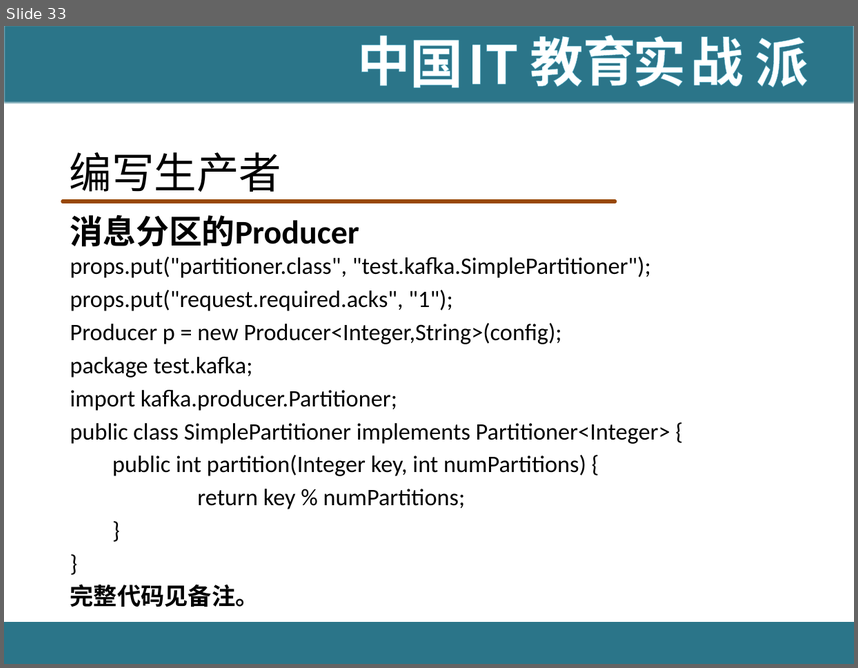
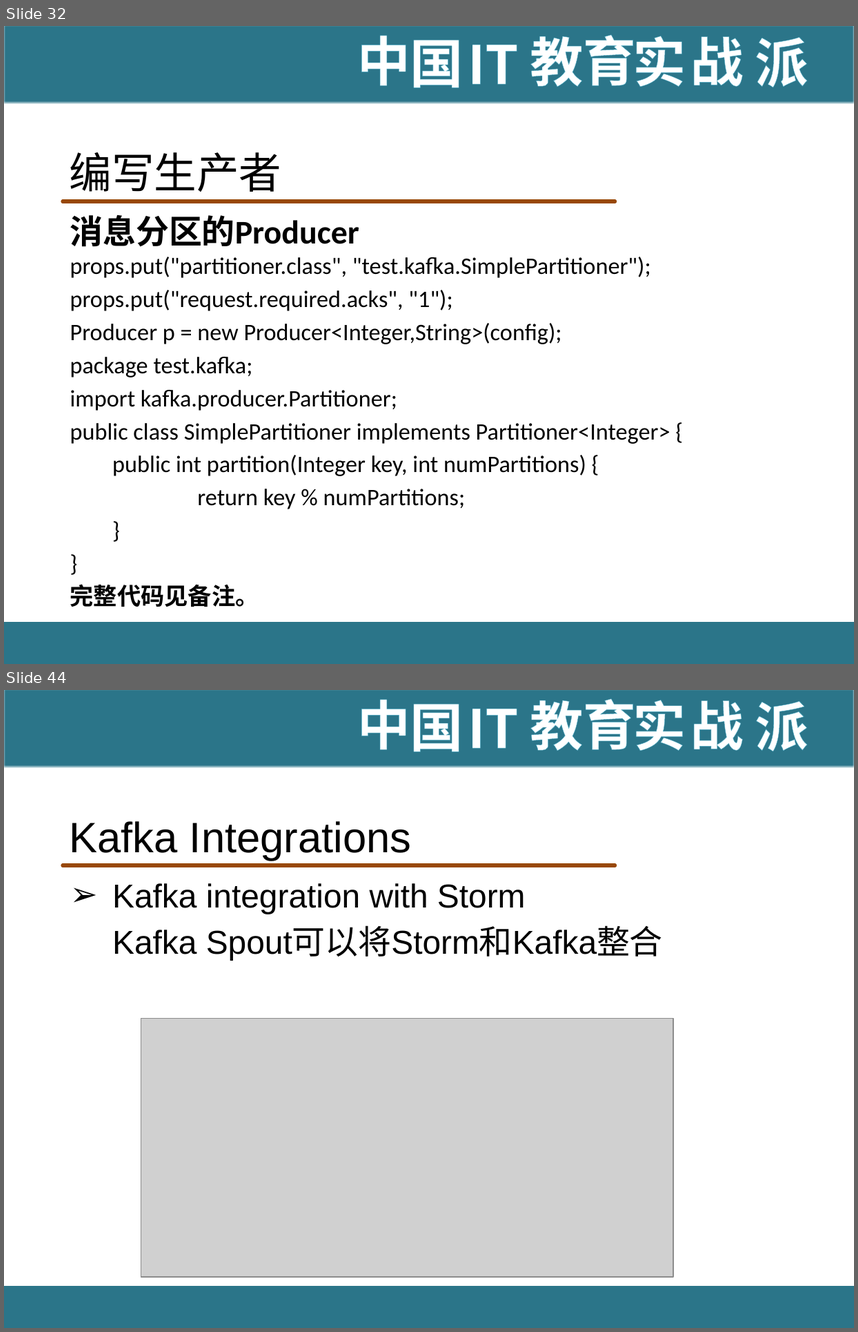
Before and after one commit to hanningxiao/BigData, a slide deck: [IT18掌www.it18zhang.com]Kafka.pptx. Shown one above the other, each under a label of ours: slide 33 before the commit, slides 32 and 44 after it; the slides between them are not shown. The pictures are 858x668 and 858x1332 pixels, drawn with LibreOffice and Linux fonts; fonts in the diff are those of the drawing; grey boxes stand for pictures; background and template pictures are left out. Boxes give left, top, right and bottom in pixels: in the first picture for what was removed or moved away, otherwise in the second. Text is boxed around its words. In the diff, an @@ line names an element or a change of style, - is before the commit and + after.

Commit message:
kafka

```diff
--- a/[IT18掌www.it18zhang.com]Kafka.pptx
+++ b/[IT18掌www.it18zhang.com]Kafka.pptx
@@ slide 44 added at box(4, 690, 854, 1328), background #FFFFFF; not listed: 11 template elements that a slide beside it also shows @@
@@ title added at box(70, 821, 412, 860), 36 pt, text #000000 @@
+Kafka Integrations
@@ text added at box(112, 883, 663, 960), 28 pt, text #000000 @@
+➢ Kafka integration with Storm
+  Kafka Spout可以将Storm和Kafka整合
@@ picture added at box(141, 1018, 673, 1276) @@
@@ what was slide 33 is now slide 32 @@
```
Also in this commit, not shown: 23 other slides added, 1 slide removed.
